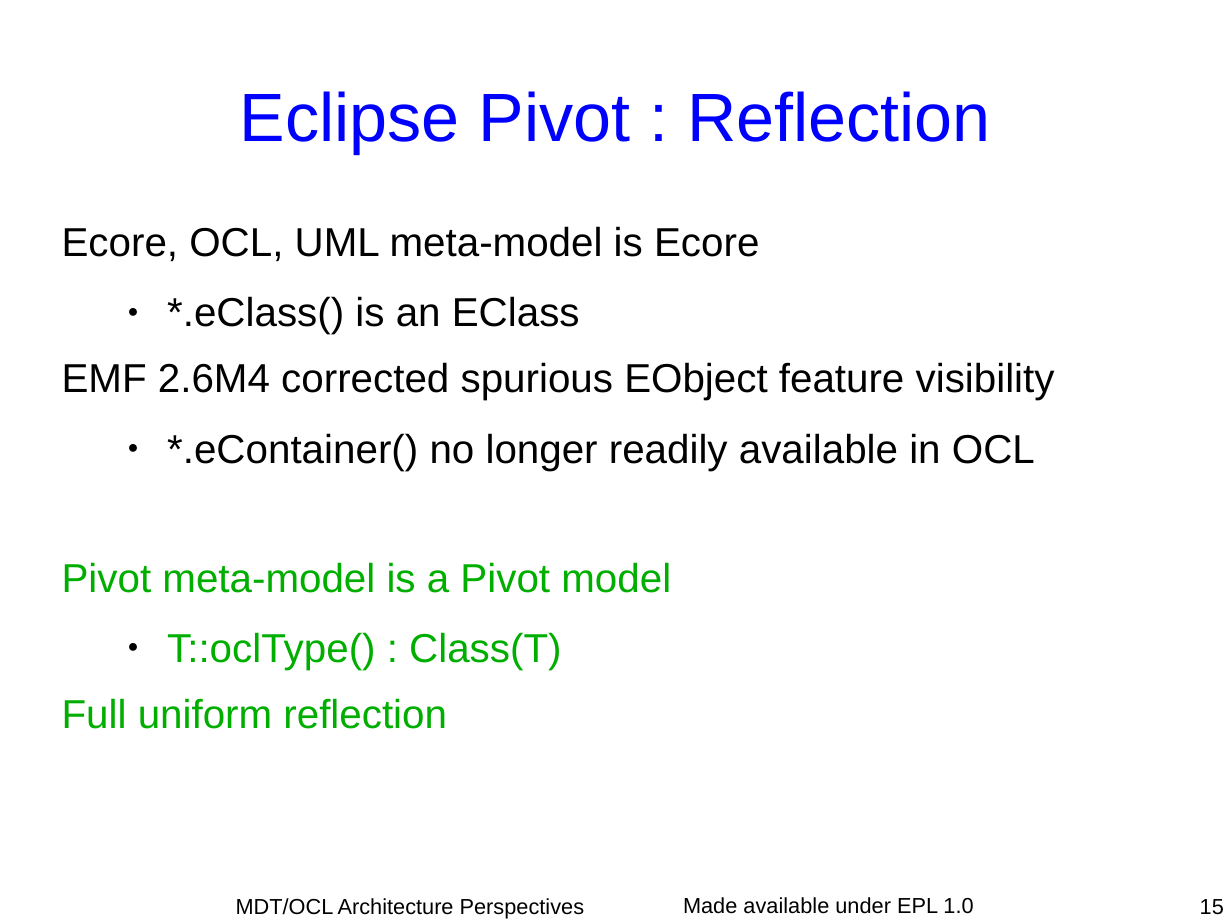
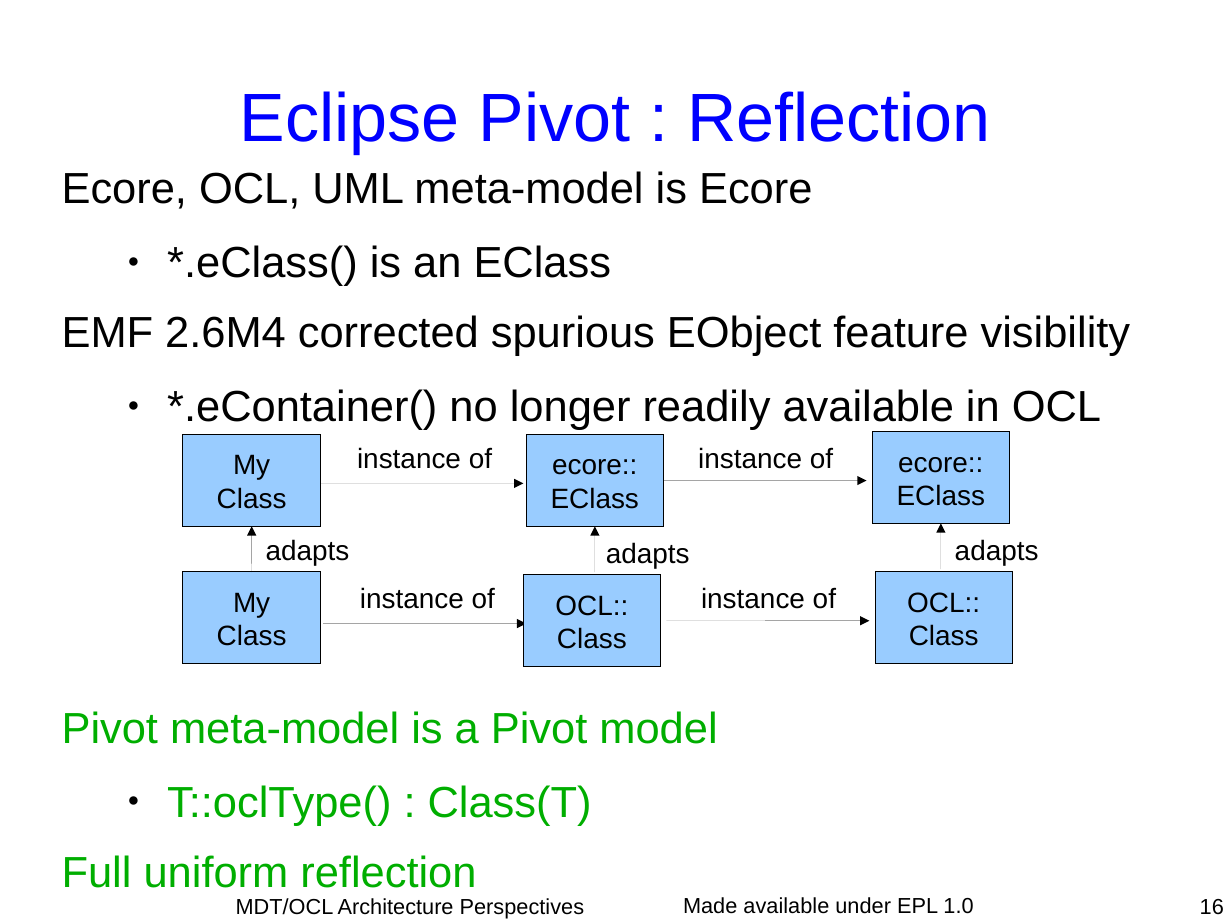
Before and after one commit to eclipse-ocl/ocl-website, a slide deck: slide 16 of ocl/docs/publications/Dresden2010Visit/DresdenVisit.odp (slide 15 before the commit). Drawn at 1232x924 pixels with LibreOffice and Linux fonts; fonts in the diff are those of the drawing. Boxes give left, top, right and bottom in pixels: in the first picture for what was removed or moved away, otherwise in the second. Text is boxed around its words. In the diff, an @@ line names an element or a change of style, - is before the commit and + after.

```diff
--- a/ocl/docs/publications/Dresden2010Visit/DresdenVisit.odp
+++ b/ocl/docs/publications/Dresden2010Visit/DresdenVisit.odp
@@ text "Ecore, OCL, UML meta-model is ...": place and size @@
-text "Ecore, OCL, UML meta-model is ..." at bbox=[62, 226, 1055, 729]
+text "Ecore, OCL, UML meta-model is ..." at bbox=[62, 171, 1131, 826]
@@ text "Ecore, OCL, UML meta-model is ..." at bbox=[62, 171, 1131, 826]: size 26 to 28 pt @@
@@ rectangle added at bbox=[183, 435, 321, 527], fill #99CCFF, outline #000000 0 pt, 18 pt, text #000000 @@
+My
+Class
@@ text added at bbox=[357, 447, 492, 469], 18 pt, text #000000 @@
+instance of
@@ rectangle added at bbox=[527, 435, 664, 527], fill #99CCFF, outline #000000 0 pt, 18 pt, text #000000 @@
+ecore::
+EClass
@@ text added at bbox=[698, 447, 833, 469], 18 pt, text #000000 @@
+instance of
@@ rectangle added at bbox=[873, 432, 1011, 523], fill #99CCFF, outline #000000 0 pt, 18 pt, text #000000 @@
+ecore::
+EClass
@@ arrow added from (321, 483) to (523, 483), #000000 0 pt @@
@@ arrow added from (664, 481) to (866, 481), #000000 0 pt @@
@@ arrow added from (252, 572) to (252, 527), #000000 0 pt @@
@@ text added at bbox=[266, 539, 350, 565], 18 pt, text #000000 @@
+adapts
@@ arrow added from (595, 572) to (595, 527), #000000 0 pt @@
@@ arrow added from (941, 569) to (941, 523), #000000 0 pt @@
@@ text added at bbox=[955, 539, 1039, 565], 18 pt, text #000000 @@
+adapts
@@ text added at bbox=[606, 542, 690, 568], 18 pt, text #000000 @@
+adapts
@@ rectangle added at bbox=[183, 572, 321, 664], fill #99CCFF, outline #000000 0 pt, 18 pt, text #000000 @@
+My
+Class
@@ text added at bbox=[360, 587, 495, 609], 18 pt, text #000000 @@
+instance of
@@ rectangle added at bbox=[523, 575, 661, 666], fill #99CCFF, outline #000000 0 pt, 18 pt, text #000000 @@
+OCL::
+Class
@@ text added at bbox=[701, 587, 836, 609], 18 pt, text #000000 @@
+instance of
@@ rectangle added at bbox=[875, 572, 1013, 664], fill #99CCFF, outline #000000 0 pt, 18 pt, text #000000 @@
+OCL::
+Class
@@ arrow added from (323, 624) to (527, 624), #000000 0 pt @@
@@ arrow added from (666, 620) to (870, 620), #000000 0 pt @@
@@ page number at bbox=[1200, 899, 1224, 915]: text changed @@
-15
+16
```
Also in this commit, not shown: 20 other slides changed, 11 slides added.
